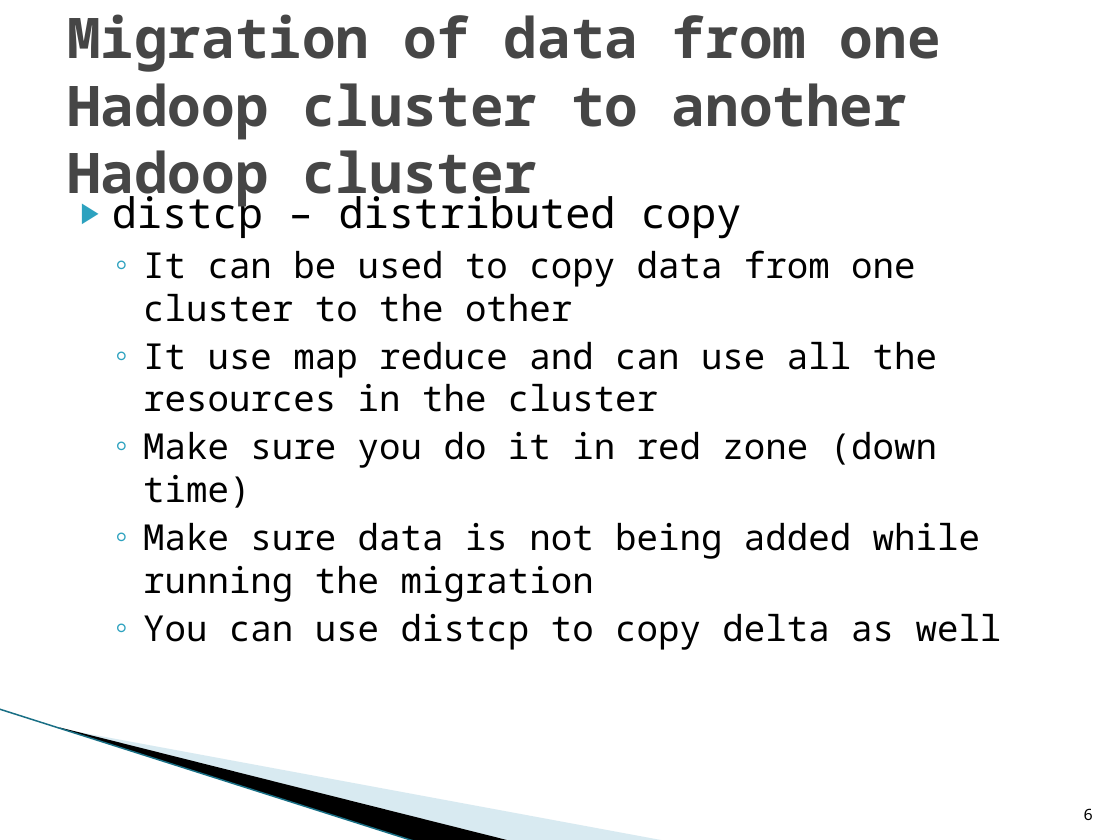
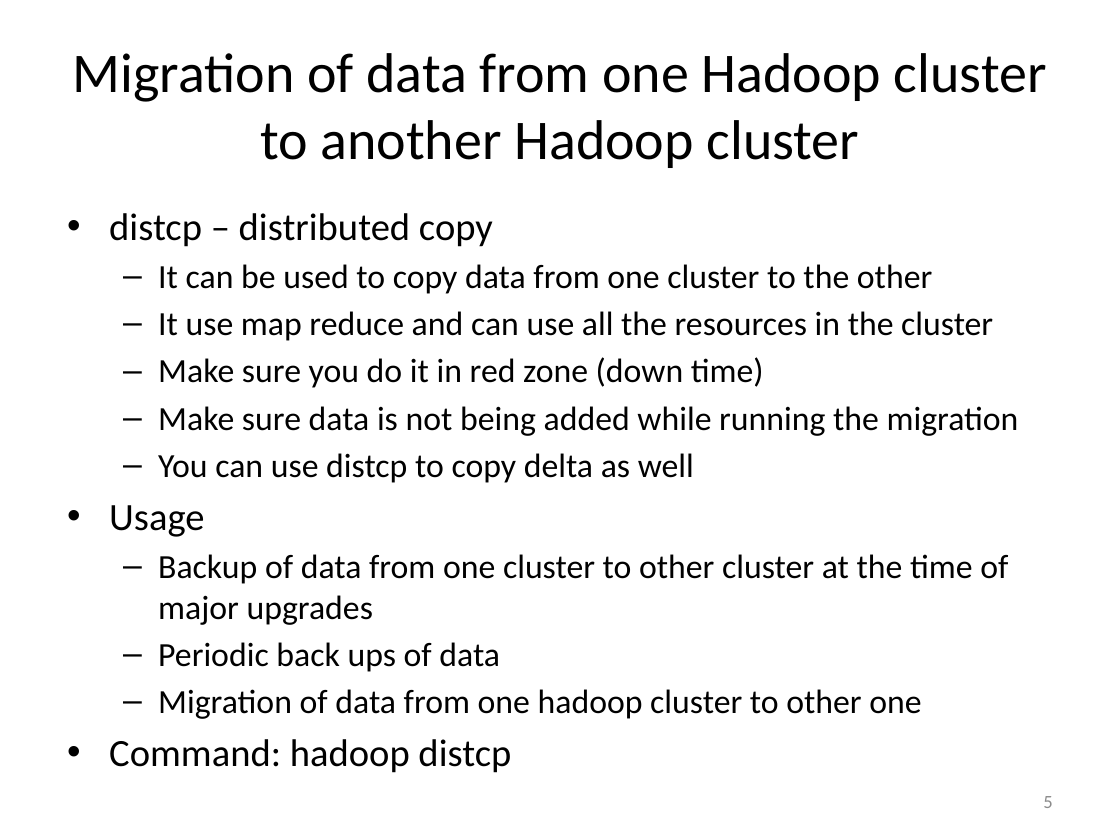
Before and after one commit to dgadiraju/code, a slide deck: slide 5 of hadoop/administration/cloudera/ppts/15DayToDayOperations.pptx (slide 6 before the commit). Drawn at 1120x840 pixels with LibreOffice and Linux fonts; fonts in the diff are those of the drawing; background and template pictures are left out. Boxes give left, top, right and bottom in pixels: in the first picture for what was removed or moved away, otherwise in the second. Text is boxed around its words. In the diff, an @@ line names an element or a change of style, - is before the commit and + after.

Commit message:
hadoop administration puts

```diff
--- a/hadoop/administration/cloudera/ppts/15DayToDayOperations.pptx
+++ b/hadoop/administration/cloudera/ppts/15DayToDayOperations.pptx
@@ title "Migration of data from one ..." at bbox=[73, 53, 1047, 168]: font Noto Sans Mono to Calibri, text colour #464646 to #000000, bold off; alignment left to centre @@
@@ text "distcp – distributed copy": place and size @@
-text "distcp – distributed copy" at bbox=[112, 189, 1002, 650]
+text "distcp – distributed copy" at bbox=[109, 213, 1019, 773]
@@ text at bbox=[109, 213, 1019, 483]: size 27 to 24.8 pt in "distcp – distributed copy"; font Noto Sans Mono to Calibri in "distcp – distributed copy", "It can be used to copy data ...", "It use map reduce and can use ...", "Make sure you do it in red ..." and 2 more places; size 23 to 21.7 pt in "It can be used to copy data ...", "It use map reduce and can use ...", "Make sure you do it in red ...", "Make sure data is not being added ..." and 1 more places; bullet ▶ to •; bullet ◦ to –; more space between paragraphs @@
@@ text at bbox=[109, 505, 1008, 773]: paragraphs added @@
+• Usage
+  – Backup of data from one cluster to other cluster at the time of major upgrades
+  – Periodic back ups of data
+  – Migration of data from one hadoop cluster to other one
+• Command: hadoop distcp
@@ freeform shape removed at bbox=[87, 613, 553, 790] @@
@@ freeform shape removed at bbox=[0, 709, 459, 812] @@
@@ line removed from (0, 709) to (416, 840) @@
@@ page number added at bbox=[1043, 796, 1052, 808], 12 pt, text #8C8C8C @@
+5
@@ page number removed at bbox=[1084, 808, 1093, 820] @@
-6
```
Also in this commit, not shown: 10 other slides changed, 11 slides added, 3 slides removed, 25 other files.
